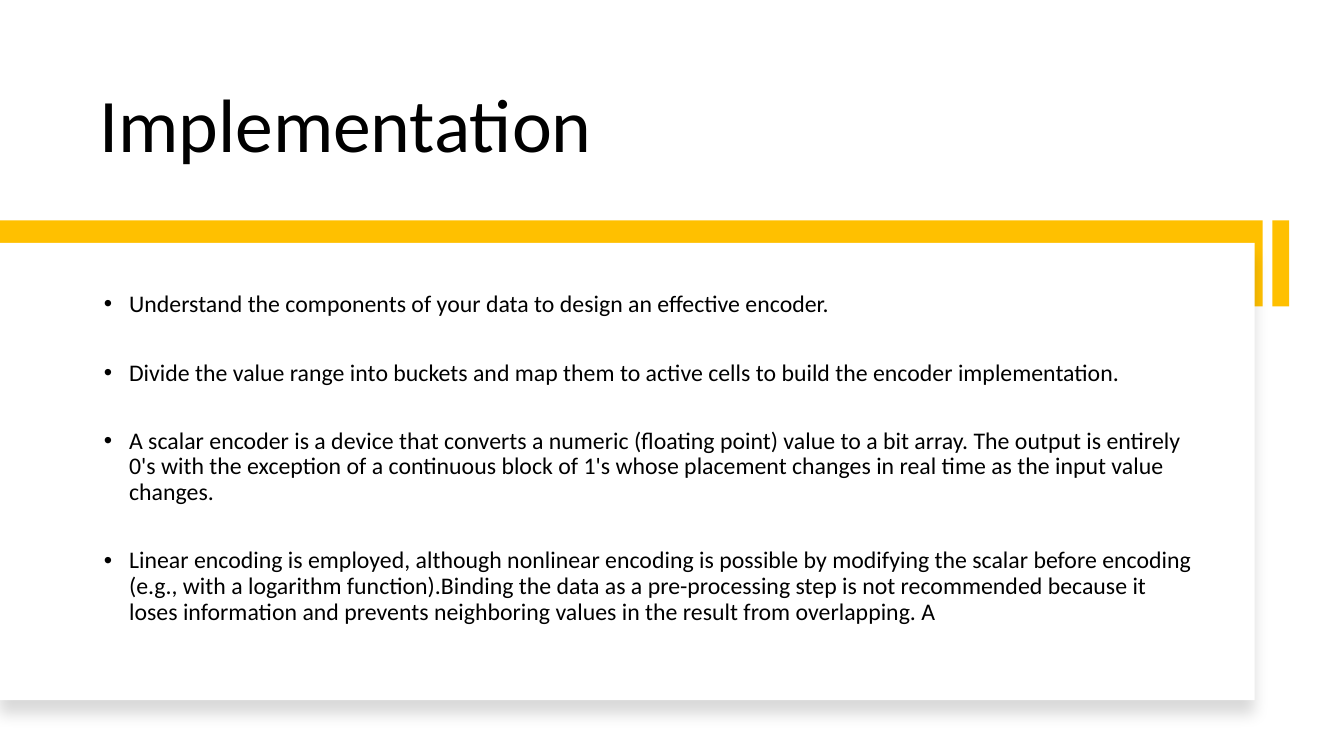
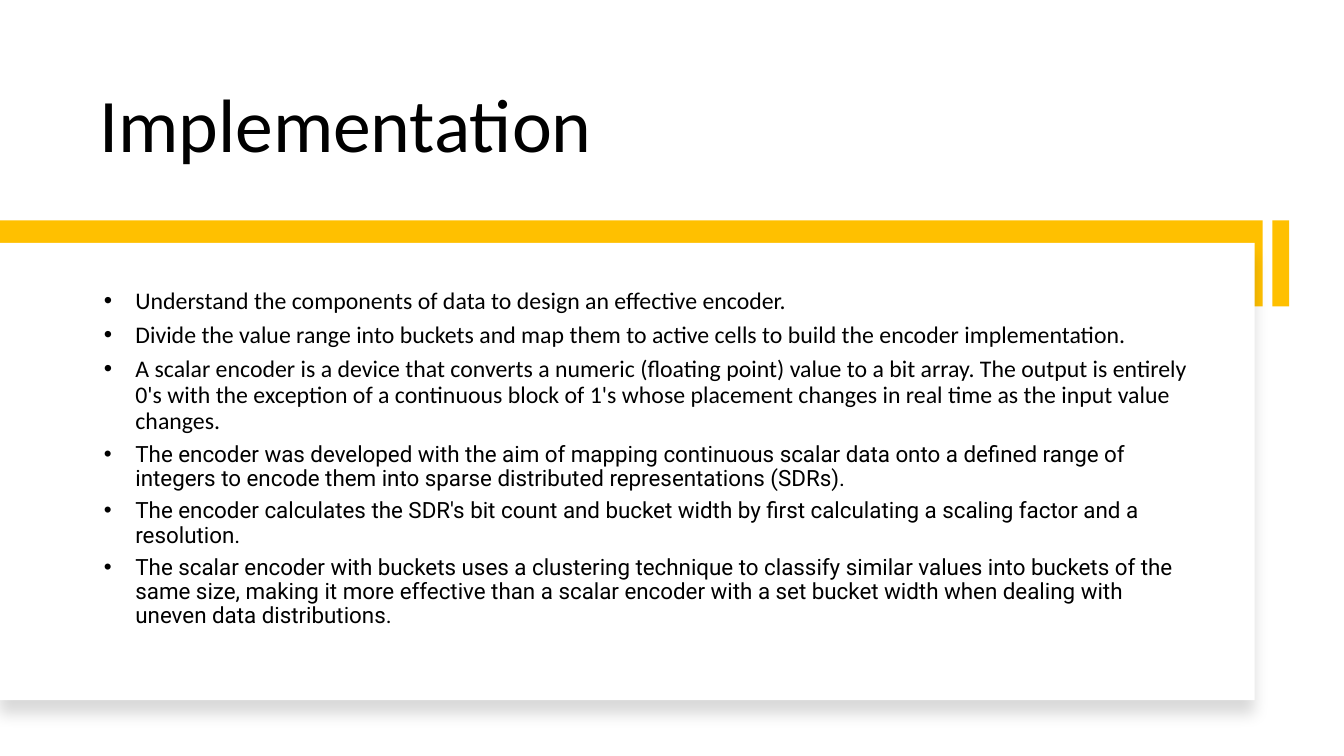
Before and after one commit to sahithkumar1999/neocortexapi, a slide deck: slide 9 of source/NeoCortexApi/Documents/Group Presentation[ScalarEncoder with Buckets].pptx. Drawn at 1344x756 pixels with LibreOffice and Linux fonts; fonts in the diff are those of the drawing. Boxes give left, top, right and bottom in pixels: in the first picture for what was removed or moved away, otherwise in the second. Text is boxed around its words. In the diff, an @@ line names an element or a change of style, - is before the commit and + after.

```diff
--- a/source/NeoCortexApi/Documents/Group Presentation[ScalarEncoder with Buckets].pptx
+++ b/source/NeoCortexApi/Documents/Group Presentation[ScalarEncoder with Buckets].pptx
@@ text at (135, 292, 786, 313): text changed @@
-• Understand the components of your data to design an effective encoder.
+• Understand the components of data to design an effective encoder.
@@ text at (135, 326, 1187, 433): indent changed @@
@@ text at (135, 445, 1172, 624): text changed; size 17 to 16 pt; font Calibri to Roboto @@
-• Linear encoding is employed, although nonlinear encoding is possible by modifying the scalar before encoding (e.g., with a logarithm function).Binding the data as a pre-processing step is not recommended because it loses information and prevents neighboring values in the result from overlapping. A
+• The encoder was developed with the aim of mapping continuous scalar data onto a defined range of integers to encode them into sparse distributed representations (SDRs).
+• The encoder calculates the SDR's bit count and bucket width by first calculating a scaling factor and a resolution.
+• The scalar encoder with buckets uses a clustering technique to classify similar values into buckets of the same size, making it more effective than a scalar encoder with a set bucket width when dealing with uneven data distributions.
```
Also in this commit, not shown: 7 other slides changed, 1 slide removed, 2 other files.
